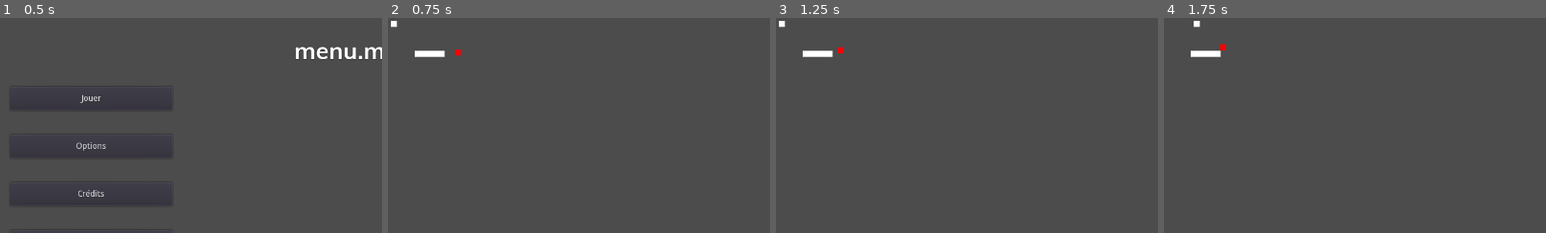
Above: before the commit, frames 1-4 (left to right).
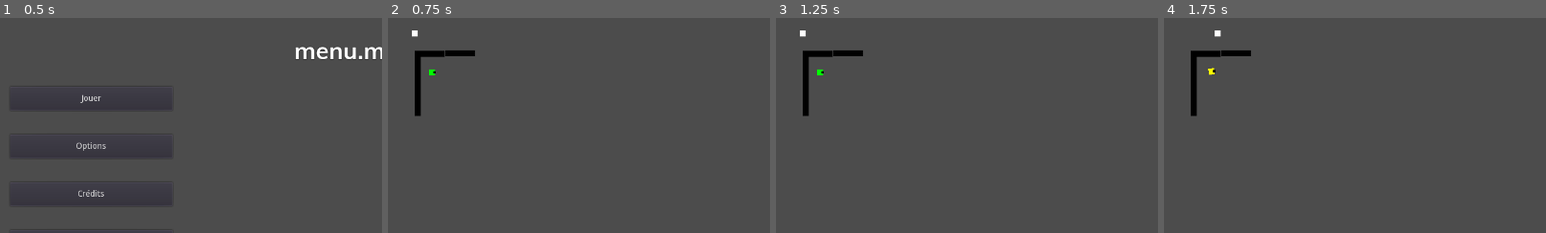
Above: after the commit, the same moments.

Repository: ChickenStorm/arcadia_game_jam_5
Game: Godot game, scene res://main.tscn
The game is run twice, just before and just after one commit, with the same random seed, the same clock (stepped at 60 frames per second) and the same inputs.
Inputs (mouse positions are % of the whole screen's width and height, from its top left):
- Up to frame 1 (0.5 s): no input
- Up to frame 2 (0.75 s): click "Jouer" at 0.5 s
- Up to frame 3 (1.25 s): no input
- Up to frame 4 (1.75 s): tap Enter at 1.25 s; move the mouse to (72, 45) at 1.27 s; hold D (move_right) from 1.28 s (still down); tap Space (action_meow, bound only after the commit) at 1.35 s; click (72, 45) at 1.42 s
The pictures show only the part of the screen within x 0-50%, y 0-50%; the shares and areas given below are measured in that part.

Frame 1 is identical in both runs. In frame 2, 1.0% of the frame differs, in the area x 0-23%, y 1-46%; in frame 3, 1.0%; in frame 4, 1.1%, in the area x 7-23%, y 1-46%.

Commit message:
proto 2

Diff:
--- a/config/config.gd
+++ b/config/config.gd
@@ -135,10 +135,10 @@
 	if config.has_section_key(GRAPHICS_SECTION_NAME, FULLSCREEN_CONFIG_NAME):
 		var full_screen = config.get_value(GRAPHICS_SECTION_NAME, FULLSCREEN_CONFIG_NAME)
 		OS.window_fullscreen = full_screen
-		if not full_screen:
-			OS.center_window()
 	else:
-		OS.window_fullscreen = true
+		pass
+	if not OS.window_fullscreen:
+		OS.center_window()
 
 
 static func _get_window_resolution(config):
--- /dev/null
+++ b/game/Noise.gd
@@ -0,0 +1,25 @@
+extends Area2D
+
+
+# Declare member variables here. Examples:
+# var a = 2
+# var b = "text"
+
+onready var timer = $Timer
+
+# Called when the node enters the scene tree for the first time.
+func _ready():
+	timer.connect("timeout", self, "_on_timeout")
+
+
+# Called every frame. 'delta' is the elapsed time since the previous frame.
+#func _process(delta):
+#	pass
+
+func action_meow():
+	if timer != null:
+		self.monitorable = true
+		timer.start()
+
+func _on_timeout():
+	self.monitorable = false
--- a/game/Persone.gd
+++ b/game/Persone.gd
@@ -1,29 +1,89 @@
 extends KinematicBody2D
 
+const SPEED_FACTOR = 20
+const ANGLE_SPEED = 2
+const ANGLE_LIMITOR = ANGLE_SPEED * 2.0 / 30.0
+
 var cat = null setget set_cat
+var see_cat = false
+var inspect_sound = false
+var path = null
 
-const SPEED_FACTOR = 20
 
-# Declare member variables here. Examples:
-# var a = 2
-# var b = "text"
-
+onready var navigation = $".."
 onready var ray = $RayCast2D
-
+onready var vision = $Vision
+onready var hearing = $Hearing
+onready var color_rect = $ColorRect
 # Called when the node enters the scene tree for the first time.
 func _ready():
-	pass # Replace with function body.
+	vision.connect("body_entered", self, "_on_body_entered")
+	vision.connect("body_exited", self, "_on_body_exited")
+	hearing.connect("area_entered", self, "_on_area_entered")
 
 
 # Called every frame. 'delta' is the elapsed time since the previous frame.
 func _process(delta):
 	if ray != null and cat != null:
-		ray.cast_to = cat.position - self.position
-		if not ray.is_colliding():
-			var direction = (cat.position - self.position).normalized()
-			move_and_collide(direction * delta * SPEED_FACTOR)
+		if see_cat:
+			var vec_cat = cat.position - self.position
+			ray.cast_to = vec_cat.rotated(-self.rotation)
+			if not ray.is_colliding():
+				move_and_collide(vec_cat.normalized() * delta * SPEED_FACTOR)
+				rotate_to_dir(delta, vec_cat)
+		elif inspect_sound and path != null:
+			var last_pt = self.position
+			var remaining_dist = delta * SPEED_FACTOR
+			while path.size() > 0:
+				var distance = last_pt.distance_to(path[0])
+				if remaining_dist < distance:
+					move_and_collide(last_pt.linear_interpolate(path[0], remaining_dist / distance) - self.position)
+					rotate_to_dir(delta, path[0] - last_pt)
+					return
+				else:
+					remaining_dist -= distance
+					last_pt = path[0]
+					path.remove(0)
 
+
+func rotate_to_dir(delta, dir: Vector2):
+	var v = Vector2.RIGHT.rotated(self.rotation)
+	var angle = v.angle_to(dir)
+	if abs(angle) > ANGLE_LIMITOR:
+		self.rotate(sign(angle) * ANGLE_SPEED * delta)
+
+
+
+func _on_body_exited(area):
+	color_rect.color = Color(0, 255, 0)
+	see_cat = false
+
+
+func _on_body_entered(area):
+	var vec_cat = cat.position - self.position
+	ray.cast_to = vec_cat.rotated(-self.rotation)
+	if not ray.is_colliding():
+		color_rect.color = Color(255, 0, 0)
+		see_cat = true
+		inspect_sound = false
 
 func set_cat(cat_var):
 	cat = cat_var
 	ray.cast_to = cat.position
+
+func _update_navigation_path(start_position, end_position):
+	# get_simple_path is part of the Navigation2D class.
+	# It returns a PoolVector2Array of points that lead you
+	# from the start_position to the end_position.
+	path = navigation.get_simple_path(start_position, end_position, true)
+	# The first point is always the start_position.
+	# We don't need it in this example as it corresponds to the character's position.
+	path.remove(0)
+	set_process(true)
+
+
+func _on_area_entered(area):
+	color_rect.color = Color(255, 255, 0)
+	inspect_sound = true
+	_update_navigation_path(self.position, area.get_parent().position)
+	print(path)
--- a/game/cat.gd
+++ b/game/cat.gd
@@ -9,7 +9,7 @@
 	Vector2.DOWN : false,
 }
 
-
+onready var noise = $Noise
 
 
 
@@ -55,3 +55,8 @@
 			_motion[Vector2.LEFT] = false
 		if event.is_action_released("move_right"):
 			_motion[Vector2.RIGHT] = false
+		if event.is_action_released("action_meow"):
+			action_meow()
+
+func action_meow():
+	noise.action_meow()
--- a/game/game.gd
+++ b/game/game.gd
@@ -4,10 +4,14 @@
 
 onready var cat = $Cat
 onready var persone = $Persone
+onready var nav_ploy = $NavigationPolygonInstance
 
 # Called when the node enters the scene tree for the first time.
 func _ready():
 	persone.cat = cat
+	nav_ploy.navpoly.make_polygons_from_outlines()
+	print(nav_ploy.navpoly.get_polygon_count())
+	print(nav_ploy.navpoly.get_vertices())
 
 
 # Called every frame. 'delta' is the elapsed time since the previous frame.
--- a/game/game.tscn
+++ b/game/game.tscn
@@ -1,20 +1,34 @@
-[gd_scene load_steps=6 format=2]
+[gd_scene load_steps=10 format=2]
 
 [ext_resource path="res://game/game.gd" type="Script" id=1]
 [ext_resource path="res://game/cat.gd" type="Script" id=2]
 [ext_resource path="res://game/Persone.gd" type="Script" id=3]
+[ext_resource path="res://game/Noise.gd" type="Script" id=4]
 
 [sub_resource type="RectangleShape2D" id=1]
 extents = Vector2( 5, 5 )
 
+[sub_resource type="CircleShape2D" id=4]
+radius = 1.0
+
+[sub_resource type="CircleShape2D" id=3]
+radius = 150.0
+
 [sub_resource type="RectangleShape2D" id=2]
 extents = Vector2( 25, 5 )
 
-[node name="Game" type="Node2D"]
+[sub_resource type="NavigationPolygon" id=5]
+vertices = PoolVector2Array( 151.115, 49.2016, 179.158, 1.20093, 175.367, 198.767, 151, 71.25, 0.5, -0.5, 40.4712, 50.0398, 1.25578, 214.746, 39, 171, 61, 171.75, 60.3904, 71.4455 )
+polygons = [ PoolIntArray( 0, 1, 2, 3 ), PoolIntArray( 4, 1, 0, 5 ), PoolIntArray( 6, 4, 5, 7 ), PoolIntArray( 2, 6, 7, 8 ), PoolIntArray( 3, 2, 8, 9 ) ]
+outlines = [ PoolVector2Array( 179.158, 1.20093, 0.5, -0.5, 1.25578, 214.746, 175.367, 198.767 ), PoolVector2Array( 40.4712, 50.0398, 151.115, 49.2016, 151, 71.25, 60.3904, 71.4455, 61, 171.75, 39, 171 ) ]
+
+[node name="Game" type="Navigation2D"]
 script = ExtResource( 1 )
 
 [node name="Cat" type="KinematicBody2D" parent="."]
-position = Vector2( 10, 10 )
+position = Vector2( 45, 26 )
+collision_layer = 5
+collision_mask = 5
 script = ExtResource( 2 )
 
 [node name="ColorRect" type="ColorRect" parent="Cat"]
@@ -30,8 +44,20 @@
 [node name="CollisionShape2D" type="CollisionShape2D" parent="Cat"]
 shape = SubResource( 1 )
 
+[node name="Noise" type="Area2D" parent="Cat"]
+monitoring = false
+monitorable = false
+script = ExtResource( 4 )
+
+[node name="CollisionShape2D" type="CollisionShape2D" parent="Cat/Noise"]
+shape = SubResource( 4 )
+
+[node name="Timer" type="Timer" parent="Cat/Noise"]
+wait_time = 0.5
+one_shot = true
+
 [node name="Persone" type="KinematicBody2D" parent="."]
-position = Vector2( 120, 60 )
+position = Vector2( 74, 91 )
 script = ExtResource( 3 )
 
 [node name="ColorRect" type="ColorRect" parent="Persone"]
@@ -39,18 +65,44 @@
 margin_top = -5.0
 margin_right = 5.0
 margin_bottom = 5.0
-color = Color( 1, 0, 0, 1 )
+color = Color( 0, 1, 0, 1 )
 __meta__ = {
 "_edit_use_anchors_": false
 }
 
 [node name="RayCast2D" type="RayCast2D" parent="Persone"]
 enabled = true
+cast_to = Vector2( 50, 0 )
 collision_mask = 2
 collide_with_areas = true
 
 [node name="CollisionShape2D" type="CollisionShape2D" parent="Persone"]
 shape = SubResource( 1 )
+
+[node name="Vision" type="Area2D" parent="Persone"]
+collision_layer = 4
+collision_mask = 4
+
+[node name="CollisionPolygon2D" type="CollisionPolygon2D" parent="Persone/Vision"]
+polygon = PoolVector2Array( 0, 0, 100, 100, 100, -100 )
+one_way_collision_margin = 10.0
+
+[node name="ColorRect2" type="ColorRect" parent="Persone"]
+margin_left = 2.0
+margin_top = -2.0
+margin_right = 6.0
+margin_bottom = 2.0
+color = Color( 0, 0, 0, 1 )
+__meta__ = {
+"_edit_use_anchors_": false
+}
+
+[node name="Hearing" type="Area2D" parent="Persone"]
+monitorable = false
+
+[node name="CollisionShape2D" type="CollisionShape2D" parent="Persone/Hearing"]
+position = Vector2( 0.264877, 0 )
+shape = SubResource( 3 )
 
 [node name="Obstacle" type="Node2D" parent="."]
 position = Vector2( 70, 60 )
@@ -61,6 +113,7 @@
 margin_right = 25.0
 margin_bottom = 5.0
 rect_min_size = Vector2( 10, 10 )
+color = Color( 0, 0, 0, 1 )
 __meta__ = {
 "_edit_use_anchors_": false
 }
@@ -71,3 +124,74 @@
 
 [node name="CollisionShape2D" type="CollisionShape2D" parent="Obstacle/Area2D"]
 shape = SubResource( 2 )
+
+[node name="Obstacle2" type="Node2D" parent="."]
+position = Vector2( 49.7023, 89.4322 )
+rotation = 1.5708
+
+[node name="ColorRect" type="ColorRect" parent="Obstacle2"]
+show_behind_parent = true
+margin_left = -25.0
+margin_top = -5.0
+margin_right = 25.0
+margin_bottom = 5.0
+rect_min_size = Vector2( 10, 10 )
+color = Color( 0, 0, 0, 1 )
+__meta__ = {
+"_edit_use_anchors_": false
+}
+
+[node name="Area2D" type="StaticBody2D" parent="Obstacle2"]
+collision_layer = 3
+collision_mask = 3
+
+[node name="CollisionShape2D" type="CollisionShape2D" parent="Obstacle2/Area2D"]
+shape = SubResource( 2 )
+
+[node name="Obstacle3" type="Node2D" parent="."]
+position = Vector2( 49.7023, 139.432 )
+rotation = 1.5708
+
+[node name="ColorRect" type="ColorRect" parent="Obstacle3"]
+show_behind_parent = true
+margin_left = -25.0
+margin_top = -5.0
+margin_right = 25.0
+margin_bottom = 5.0
+rect_min_size = Vector2( 10, 10 )
+color = Color( 0, 0, 0, 1 )
+__meta__ = {
+"_edit_use_anchors_": false
+}
+
+[node name="Area2D" type="StaticBody2D" parent="Obstacle3"]
+collision_layer = 3
+collision_mask = 3
+
+[node name="CollisionShape2D" type="CollisionShape2D" parent="Obstacle3/Area2D"]
+shape = SubResource( 2 )
+
+[node name="Obstacle4" type="Node2D" parent="."]
+position = Vector2( 120.702, 59.4322 )
+
+[node name="ColorRect" type="ColorRect" parent="Obstacle4"]
+show_behind_parent = true
+margin_left = -25.0
+margin_top = -5.0
+margin_right = 25.0
+margin_bottom = 5.0
+rect_min_size = Vector2( 10, 10 )
+color = Color( 0, 0, 0, 1 )
+__meta__ = {
+"_edit_use_anchors_": false
+}
+
+[node name="Area2D" type="StaticBody2D" parent="Obstacle4"]
+collision_layer = 3
+collision_mask = 3
+
+[node name="CollisionShape2D" type="CollisionShape2D" parent="Obstacle4/Area2D"]
+shape = SubResource( 2 )
+
+[node name="NavigationPolygonInstance" type="NavigationPolygonInstance" parent="."]
+navpoly = SubResource( 5 )
--- /dev/null
+++ b/game/obstacle.gd
@@ -0,0 +1,22 @@
+extends Node2D
+
+
+# Declare member variables here. Examples:
+# var a = 2
+# var b = "text"
+
+onready var nav_poly = $"../NavigationPolygonInstance"
+onready var poly = $Area2D/CollisionShape2D
+
+# Called when the node enters the scene tree for the first time.
+func _ready():
+	var poly = poly.polygon
+	var poly_translated = PoolVector2Array([])
+	for pt in poly:
+		poly_translated.append(pt + self.position)
+	nav_poly.navpoly.add_outline(poly_translated)
+
+
+# Called every frame. 'delta' is the elapsed time since the previous frame.
+#func _process(delta):
+#	pass
--- a/project.godot
+++ b/project.godot
@@ -140,7 +140,7 @@
 
 [application]
 
-config/name="arcadia_game_jam_5"
+config/name="Felix"
 run/main_scene="res://main.tscn"
 config/icon="res://icon.png"
 
@@ -178,6 +178,18 @@
 "events": [ Object(InputEventKey,"resource_local_to_scene":false,"resource_name":"","device":0,"alt":false,"shift":false,"control":false,"meta":false,"command":false,"pressed":false,"scancode":68,"unicode":0,"echo":false,"script":null)
  ]
 }
+action_meow={
+"deadzone": 0.5,
+"events": [ Object(InputEventKey,"resource_local_to_scene":false,"resource_name":"","device":0,"alt":false,"shift":false,"control":false,"meta":false,"command":false,"pressed":false,"scancode":32,"unicode":0,"echo":false,"script":null)
+ ]
+}
+
+[layer_names]
+
+2d_physics/layer_1="main"
+2d_physics/layer_2="vision-obstacle"
+2d_physics/layer_3="vision-enemy"
+2d_physics/layer_4="hearing"
 
 [locale]
 
